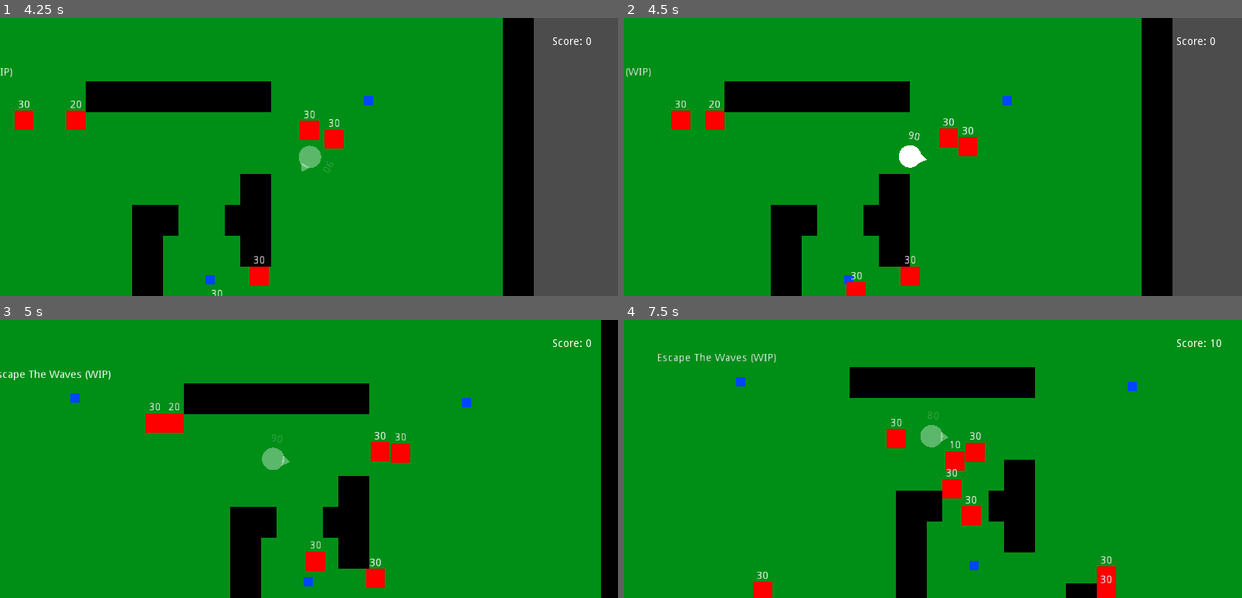
Above: before the commit, frames 1-4 (two rows, left to right).
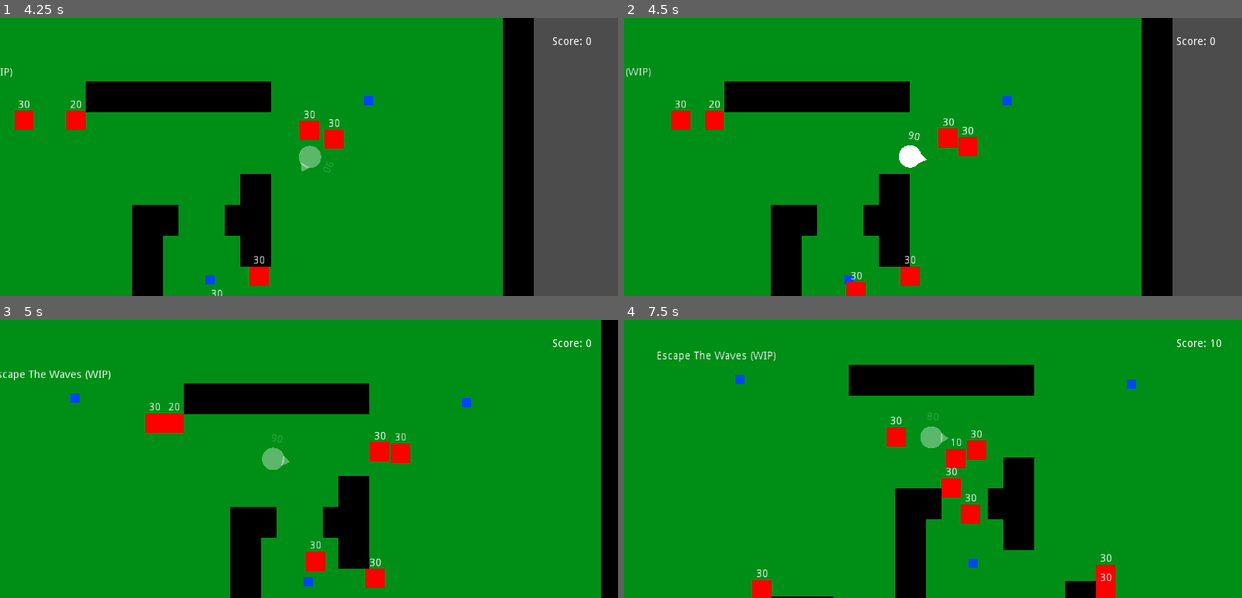
Above: after the commit, the same moments.

Repository: EmilienLeroy/EscapeTheWave
Game: Godot game, scene res://main.tscn
Same seed, same stepped clock (60 frames per second), same inputs: the game is played once before the commit and once after it.
Inputs (mouse positions are in pixels of both pictures, inside the frame that each line leads up to):
- Up to frame 1 (4.25 s): click "PLAY" at 0.5 s; tap Enter (ui_accept) at 1.25, 1.52 s; move the mouse to (444, 143) at 1.27 s; hold Right (ui_right) 1.28-2 s; click (444, 143) at 1.42 s; drag from (185, 170) to (142, 87) at 2.02 s; move the mouse to (370, 95) at 2.77 s; hold Right (ui_right) 2.78-3.5 s; drag from (278, 212) to (241, 279) at 3.52 s
- Up to frame 2 (4.5 s): move the mouse to (1118, 198) at 4.27 s; hold Left (ui_left) from 4.28 s (still down)
- Up to frame 3 (5 s): keep holding Left (ui_left); tap Enter (ui_accept) at 4.52 s
- Up to frame 4 (7.5 s): release Left (ui_left) at 5 s; drag from (747, 417) to (1007, 453) at 5.02 s; move the mouse to (963, 459) at 5.77 s; hold Down (ui_down) 5.78-6.5 s; click (963, 459) at 5.92 s; drag from (840, 389) to (976, 428) at 6.52 s; move the mouse to (1068, 445) at 7.27 s; hold Up (ui_up) from 7.28 s (still down)

Frame 1 is identical in both runs. In frame 2, less than 0.1% of the frame differs, in the area x 16-51%, y 33-47%; in frame 3, less than 0.1%; in frame 4, 2.2%, in the area x 5-83%, y 11-100%.

Commit message:
✨ Add escape node to pass next level

Diff:
--- /dev/null
+++ b/entities/escape/escape.gd
@@ -0,0 +1,13 @@
+extends Area2D
+
+signal player_escape;
+
+func _ready():
+	connect("body_entered", self, "on_body_entered")
+	pass
+
+func on_body_entered(body):
+	if (!body.is_in_group("player")):
+		return;
+
+	emit_signal('player_escape', body.score);
--- /dev/null
+++ b/entities/escape/escape.tscn
@@ -0,0 +1,19 @@
+[gd_scene load_steps=4 format=2]
+
+[ext_resource path="res://entities/escape/escape.gd" type="Script" id=1]
+
+[sub_resource type="RectangleShape2D" id=1]
+extents = Vector2( 26.5, 25.25 )
+
+[sub_resource type="CubeMesh" id=2]
+
+[node name="Escape" type="Area2D"]
+script = ExtResource( 1 )
+
+[node name="Collision" type="CollisionShape2D" parent="."]
+shape = SubResource( 1 )
+
+[node name="Texture" type="MeshInstance2D" parent="."]
+modulate = Color( 1, 0.843137, 0, 0.388235 )
+scale = Vector2( 26.75, 25.5 )
+mesh = SubResource( 2 )
--- a/entities/player/player.tscn
+++ b/entities/player/player.tscn
@@ -10,7 +10,7 @@
 
 [sub_resource type="PrismMesh" id=3]
 
-[node name="Player" type="KinematicBody2D"]
+[node name="Player" type="KinematicBody2D" groups=["player"]]
 script = ExtResource( 1 )
 
 [node name="Collision" type="CollisionShape2D" parent="."]
--- a/scenes/single/single.gd
+++ b/scenes/single/single.gd
@@ -5,6 +5,7 @@
 func _ready():
 	$Player.connect("update_score", self, "on_increase_score");
 	$Player.connect("game_over", self, "on_game_over");
+	$Escape.connect("player_escape", self, "on_game_over");
 	pass
 
 func on_increase_score(new_score: int):
--- a/scenes/single/single.tscn
+++ b/scenes/single/single.tscn
@@ -7,6 +7,7 @@
 [ext_resource path="res://entities/control/control.tscn" type="PackedScene" id=5]
 [ext_resource path="res://scenes/single/single.gd" type="Script" id=6]
 [ext_resource path="res://entities/items/life/life.tscn" type="PackedScene" id=7]
+[ext_resource path="res://entities/escape/escape.tscn" type="PackedScene" id=8]
 
 [node name="Single" type="Node2D"]
 script = ExtResource( 6 )
@@ -83,3 +84,6 @@
 position = Vector2( 96, 82 )
 nav_path = NodePath("../Navigation2D")
 player_path = NodePath("../Player")
+
+[node name="Escape" parent="." instance=ExtResource( 8 )]
+position = Vector2( 772, 713 )
Not shown: 1 places in scenes/single/single.tscn that only renumber resources
